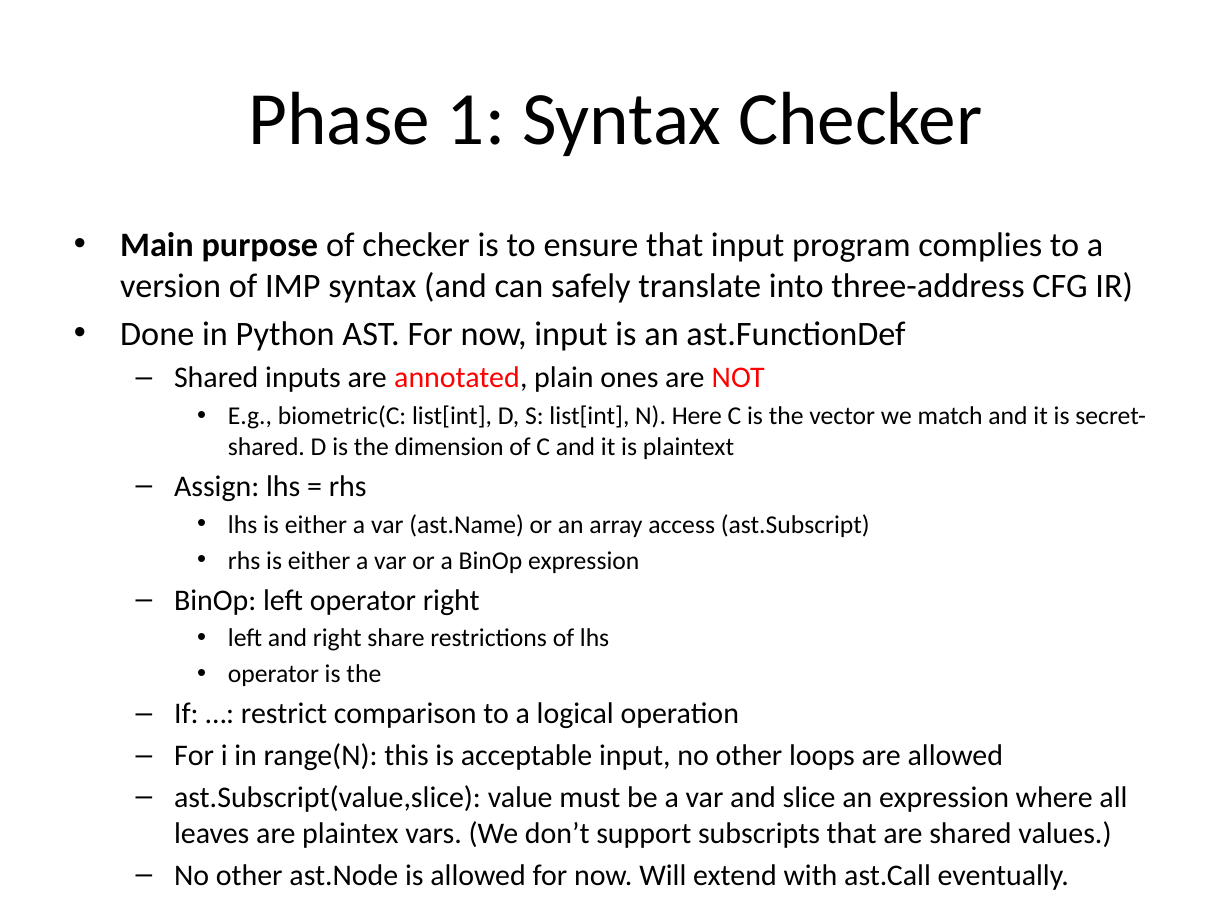
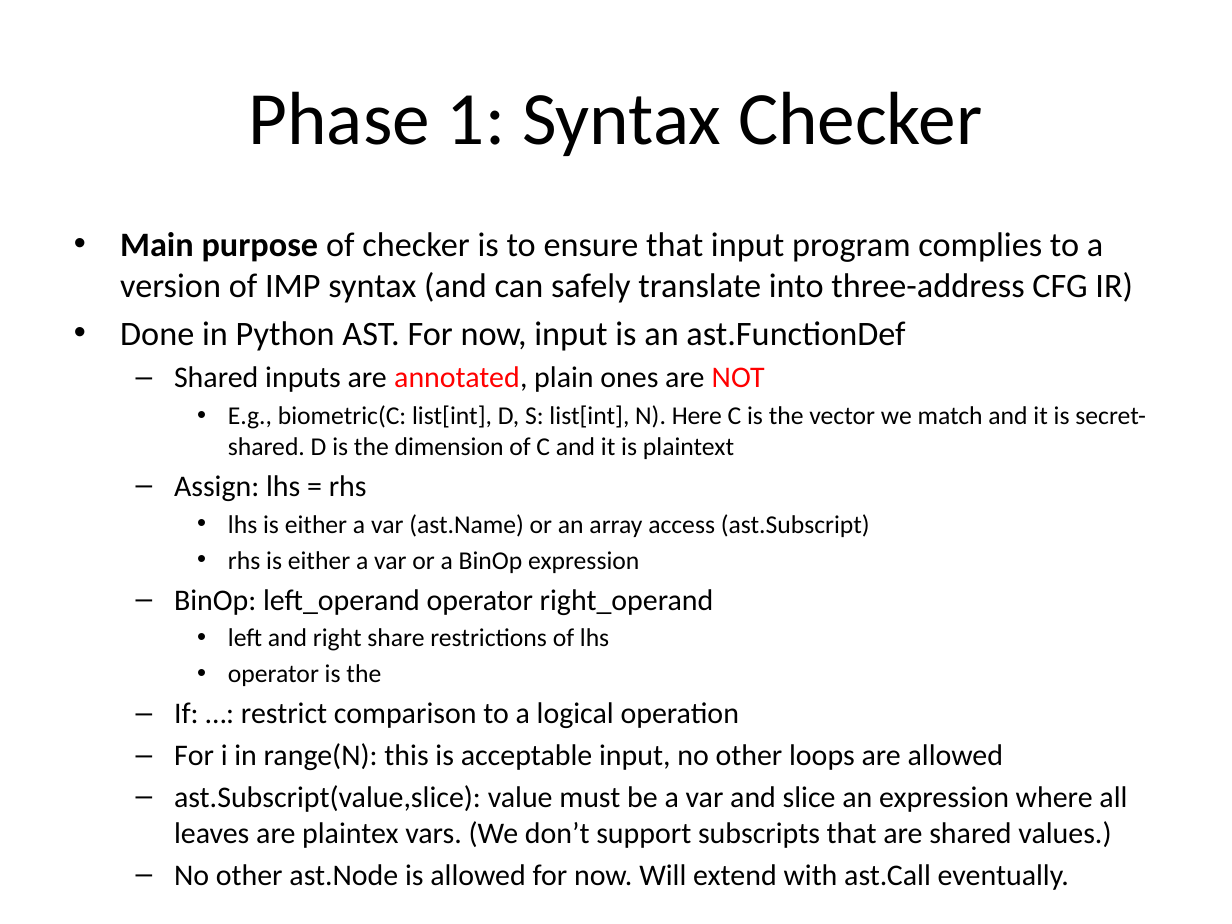
Before and after one commit to milana2/ParallelizationForMPC, a slide deck: slide 9 of MPC_Compiler_Misc_Notes.pptx. Drawn at 1232x924 pixels with LibreOffice and Linux fonts; fonts in the diff are those of the drawing. Boxes give left, top, right and bottom in pixels: in the first picture for what was removed or moved away, otherwise in the second. Text is boxed around its words. In the diff, an @@ line names an element or a change of style, - is before the commit and + after.

```diff
--- a/MPC_Compiler_Misc_Notes.pptx
+++ b/MPC_Compiler_Misc_Notes.pptx
@@ text at [174, 589, 714, 615]: text changed @@
-  – BinOp: left operator right
+  – BinOp: left_operand operator right_operand
```
Also in this commit, not shown: 4 other slides changed.
